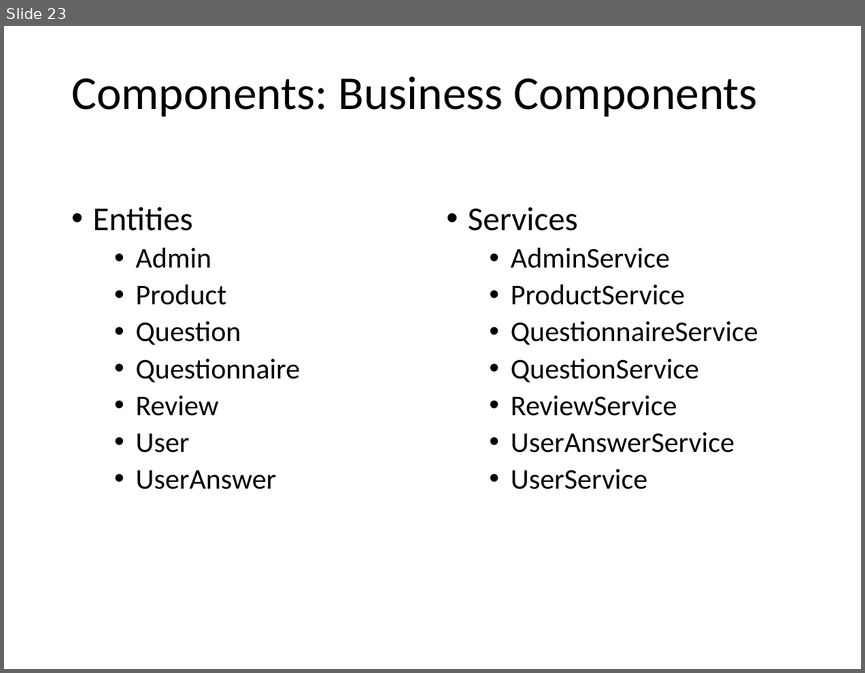
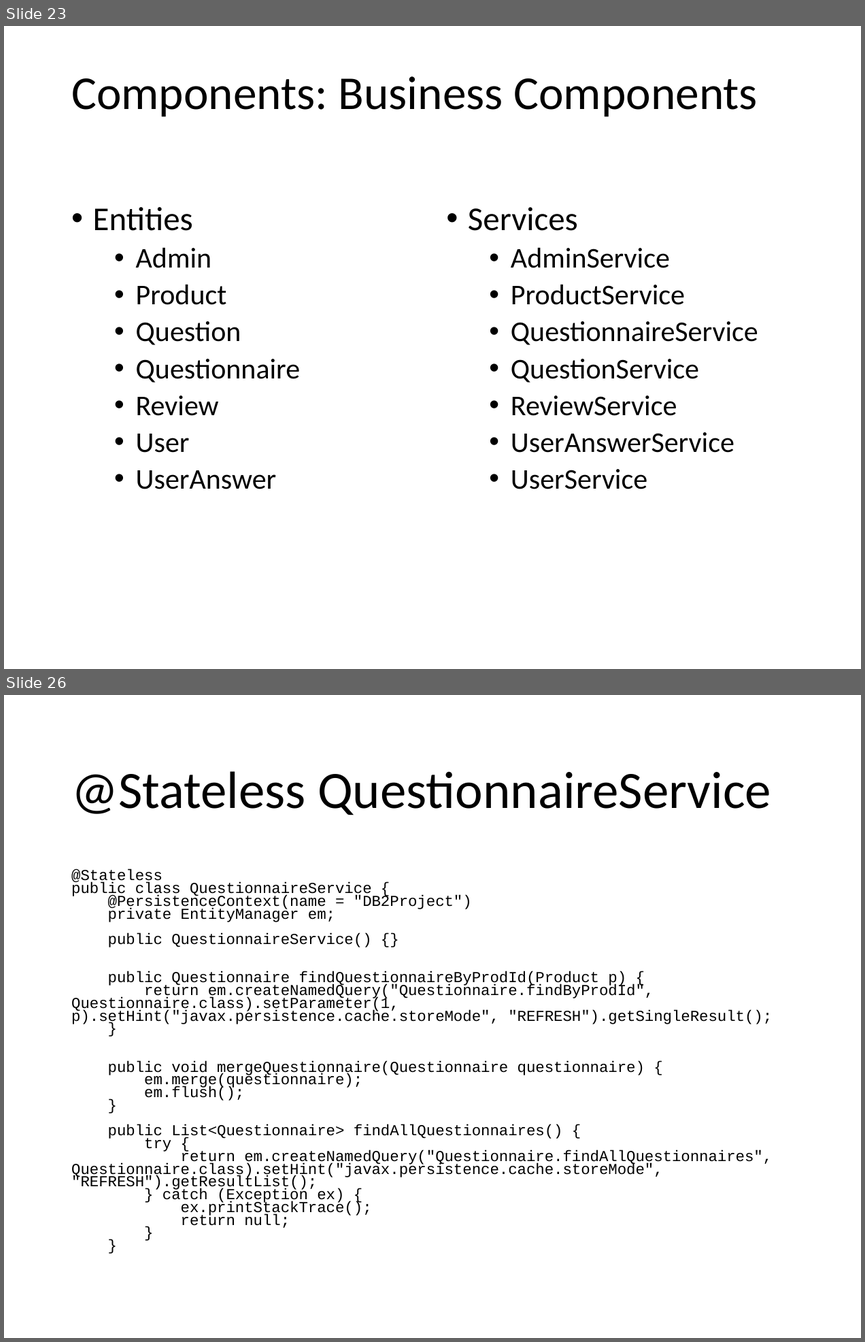
Before and after one commit to catonzio/DB2project, a slide deck: DB2project.pptx. Shown one above the other, each under a label of ours: slide 23 before the commit, slides 23 and 26 after it; the slides between them are not shown. The pictures are 865x673 and 865x1342 pixels, drawn with LibreOffice and Linux fonts; fonts in the diff are those of the drawing. Boxes give left, top, right and bottom in pixels: in the first picture for what was removed or moved away, otherwise in the second. Text is boxed around its words. In the diff, an @@ line names an element or a change of style, - is before the commit and + after.

```diff
--- a/DB2project.pptx
+++ b/DB2project.pptx
@@ slide 26 added at (4, 695, 861, 1338), background #FFFFFF @@
@@ title added at (71, 771, 771, 815), 44 pt, text #000000 @@
+@Stateless QuestionnaireService
@@ text added at (71, 869, 772, 1227), 12.8 pt, text #000000 @@
+@Stateless
+public class QuestionnaireService {
+@PersistenceContext(name = "DB2Project")
+private EntityManager em;
+public QuestionnaireService() {}
+public Questionnaire findQuestionnaireByProdId(Product p) {
+return em.createNamedQuery("Questionnaire.findByProdId", Questionnaire.class).setParameter(1, p).setHint("javax.persistence.cache.storeMode", "REFRESH").getSingleResult();
+}
+public void mergeQuestionnaire(Questionnaire questionnaire) {
+em.merge(questionnaire);
+em.flush();
+}
+public List<Questionnaire> findAllQuestionnaires() {
+try {
+return em.createNamedQuery("Questionnaire.findAllQuestionnaires", Questionnaire.class).setHint("javax.persistence.cache.storeMode", "REFRESH").getResultList();
+} catch (Exception ex) {
+ex.printStackTrace();
+return null;
+}
+}
```
Also in this commit, not shown: 10 slides changed, 3 other slides added, 2 other files.
